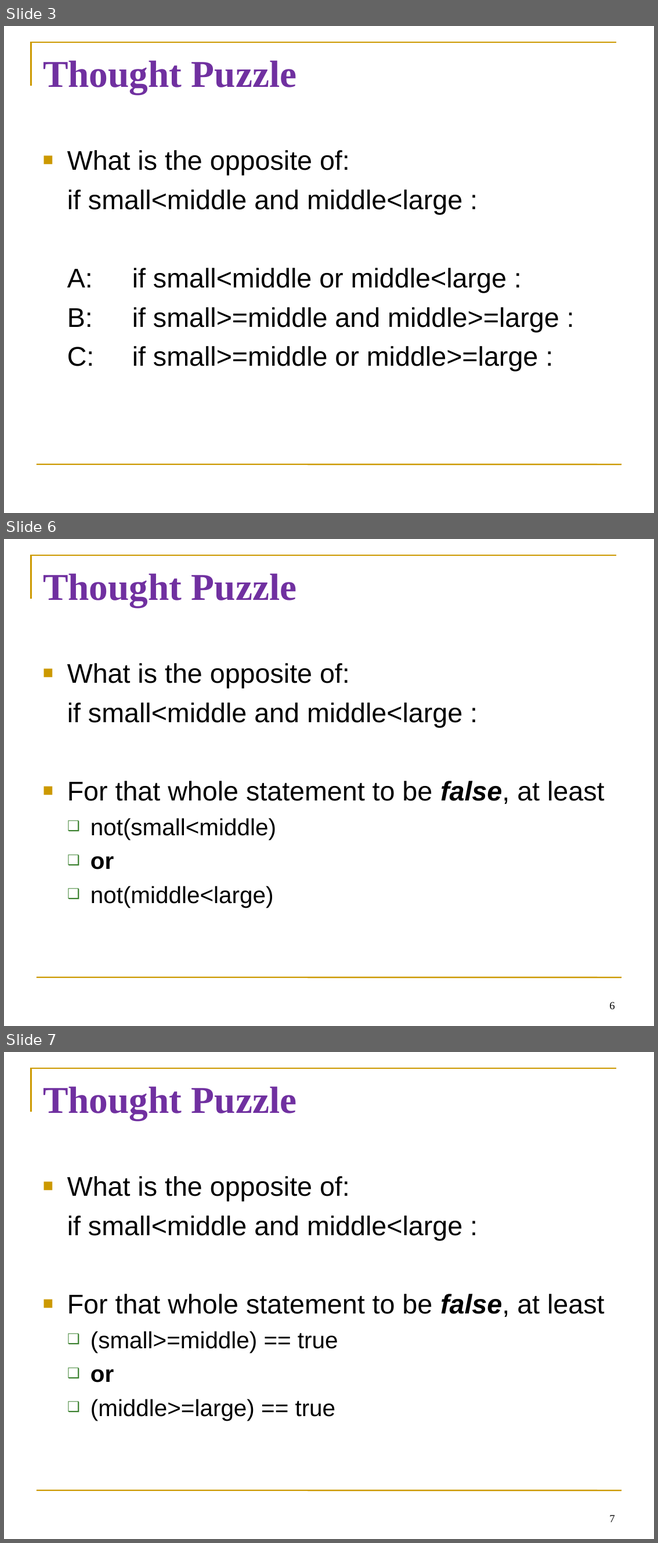
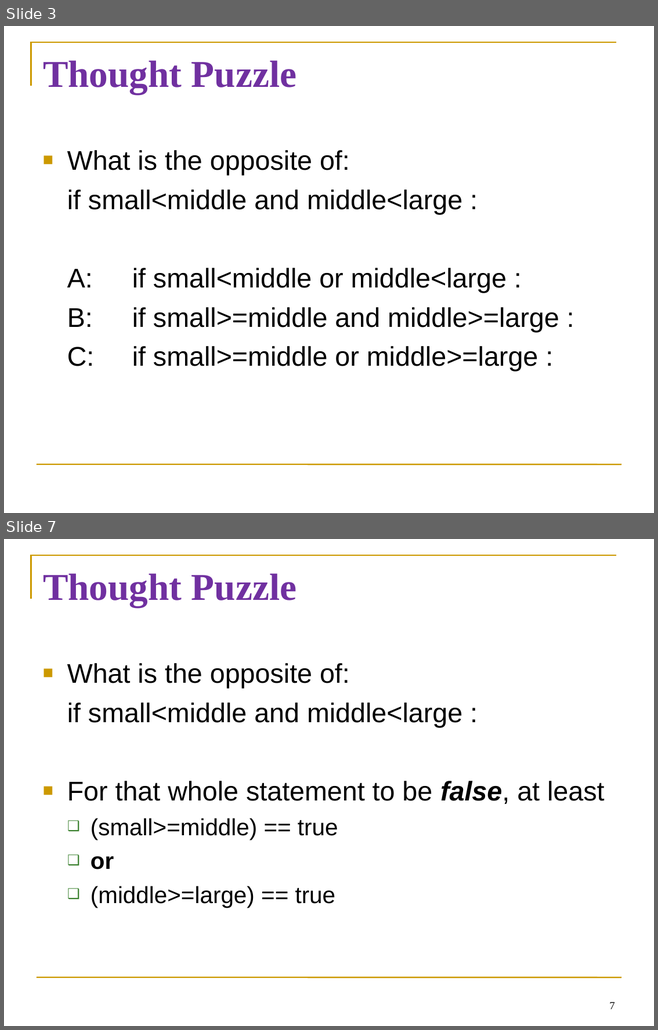
Before and after one commit to diesburg/cs1510_sp26, a slide deck: sessions/s14/s14.ppt. Shown one above the other, each under a label of ours: slides 3, 6 and 7 before the commit, slides 3 and 7 after it; the slides between them are not shown. The pictures are 658x1543 and 658x1030 pixels, drawn with LibreOffice and Linux fonts; fonts in the diff are those of the drawing. Boxes give left, top, right and bottom in pixels: in the first picture for what was removed or moved away, otherwise in the second. Text is boxed around its words. In the diff, an @@ line names an element or a change of style, - is before the commit and + after.

```diff
--- a/sessions/s14/s14.ppt
+++ b/sessions/s14/s14.ppt
@@ slide 6 removed at [4, 539, 654, 1026], background #FFFFFF; not listed: 2 template elements that a slide beside it also shows @@
@@ title removed at [43, 573, 296, 607] @@
-Thought Puzzle
@@ text removed at [67, 663, 604, 908] @@
-■ What is the opposite of:
-if small<middle and middle<large :
-■ For that whole statement to be false, at least
-  ❑ not(small<middle)
-  ❑ or
-  ❑ not(middle<large)
@@ page number removed at [609, 1002, 614, 1010] @@
-6
```
Also in this commit, not shown: 2 slides changed, 3 slides added, 22 other slides removed, 2 other files.
